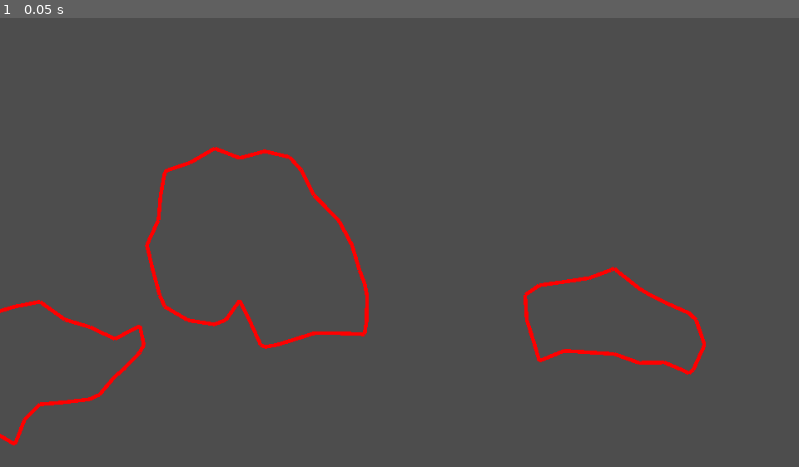
Above: before the commit, frame 1.
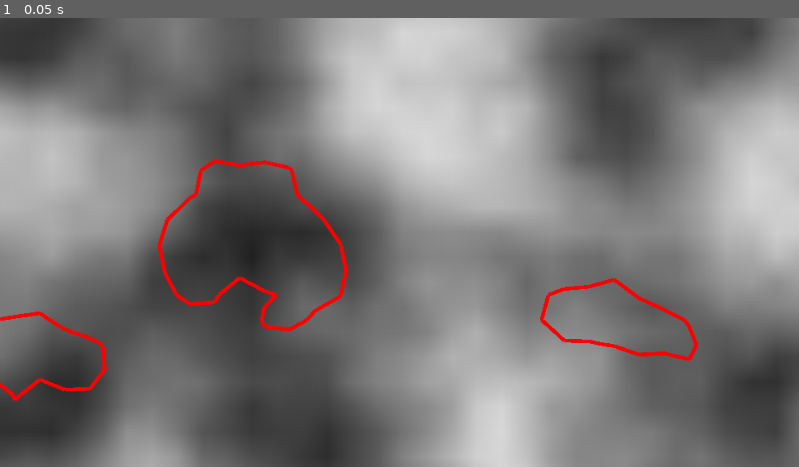
Above: after the commit, the same moment.

Repository: BerkZerker/Strata-Game-Project
Game: Godot game, scene res://game.tscn
Same seed, same stepped clock (60 frames per second), same inputs: the game is played once before the commit and once after it.
Inputs:
- Up to frame 1 (0.05 s): no input

The runs differ from the first frame. In frame 1, 66% of the frame differs, in the area x 0-100%, y 0-100%.

Commit message:
debugging for polygon stitching

Diff:
--- a/game.gd
+++ b/game.gd
@@ -4,7 +4,7 @@
 
 func _ready() -> void:
 
-	var iso_level = 0.4
+	var iso_level = 0.5
 	var noise = FastNoiseLite.new()
 	noise.noise_type = FastNoiseLite.TYPE_SIMPLEX
 	noise.seed = 1
@@ -37,6 +37,5 @@
 
 	for p in polygons:
 		var polygon = CollisionPolygon2D.new()
-		print(p)
 		polygon.polygon = p
 		$Node2D/StaticBody2D.add_child(polygon)
--- a/game.tscn
+++ b/game.tscn
@@ -27,7 +27,5 @@
 zoom = Vector2(3, 3)
 
 [node name="Debug" parent="Node2D" instance=ExtResource("2_e2o6t")]
-visible = false
-offset_right = 496.0
-offset_bottom = 496.0
+scale = Vector2(10, 10)
 texture = SubResource("ImageTexture_feb5d")
--- a/marching_squares.gd
+++ b/marching_squares.gd
@@ -4,35 +4,33 @@
 # Lookup table
 const STATES = [
 	[],
-	[[2,3]],
-	[[1,2]],
-	[[1,3]],
-	[[0,1]],
-	[[0,3], [1, 2]],
-	[[0,2]],
-	[[0,3]],
-	[[0,3]],
-	[[0,2]],
-	[[0,1], [2, 3]],
-	[[0,1]],
-	[[1,3]],
-	[[1,2]],
-	[[2,3]],
+	[[2, 3]],
+	[[1, 2]],
+	[[1, 3]],
+	[[0, 1]],
+	[[0, 3], [1, 2]],
+	[[0, 2]],
+	[[0, 3]],
+	[[0, 3]],
+	[[0, 2]],
+	[[0, 1], [2, 3]],
+	[[0, 1]],
+	[[1, 3]],
+	[[1, 2]],
+	[[2, 3]],
 	[],
 ]
 
 
 # Helper function to calculate the iso_level interpolation factor to smooth edges.
 static func find_lerp_factor(corner_a: float, corner_b: float, iso_level: float) -> float:
-
 	var val = (iso_level - corner_a) / (corner_b - corner_a)
-	var lerp_factor =  max(min(1, val), 0)
+	var lerp_factor = max(min(1, val), 0)
 
 	return lerp_factor
 
 # Helper function to return index for the states lookup table
 static func get_state(corner_a: float, corner_b: float, corner_c: float, corner_d: float, iso_level: float) -> int:
-
 	var sa = int((corner_a - iso_level) > 0)
 	var sb = int((corner_b - iso_level) > 0)
 	var sc = int((corner_c - iso_level) > 0)
@@ -45,16 +43,15 @@
 
 # Returns a PackedVec2Array of points representing the polygon baked from the volumetric data.
 static func generate_vertices(volumetric_data: Array, iso_level: float, scale: int, start_pos: Vector2i, section_size: Vector2i) -> Array:
-
 	var vertices = []
 	var polygons = [[]]
 	var hard_polygons = [[]]
+	var unmatched_points = []
 	var width = section_size.x # grid.width
 	var height = section_size.y # grid.height
 
 	for x in range(start_pos.x, width + start_pos.x):
 		for y in range(start_pos.y, height + start_pos.y):
-
 			# x and y in pixels - swap them because...
 			# it freaking does not work otherwise.
 			# someone smarter than me can explain
@@ -96,10 +93,22 @@
 			for line in edges:
 				var point_1 = edge_points[line[0]]
 				var point_2 = edge_points[line[1]]
-				vertices.append([point_1, point_2])
 
 				var hard_point_1 = hard_points[line[0]]
 				var hard_point_2 = hard_points[line[1]]
+
+				if hard_point_1 not in unmatched_points: # unmatched points are added
+					unmatched_points.append(hard_point_1)
+				else:
+					unmatched_points.erase(hard_point_1)
+
+				if hard_point_2 not in unmatched_points: # unmatched points are added
+					unmatched_points.append(hard_point_2)
+				else:
+					unmatched_points.erase(hard_point_2)
+
+				vertices.append([point_1, point_2])
+
 
 				# Polygon stitching logic
 				for i in range(hard_polygons.size()):
@@ -122,5 +131,5 @@
 				# if hard_point_1 not in unmatched_points and hard_point_2 not in unmatched_points:
 				# 	# Make a new polygon.
 				# 	polygons.append([hard_point_1, hard_point_2])
-
+	print(unmatched_points)
 	return [vertices, polygons]
